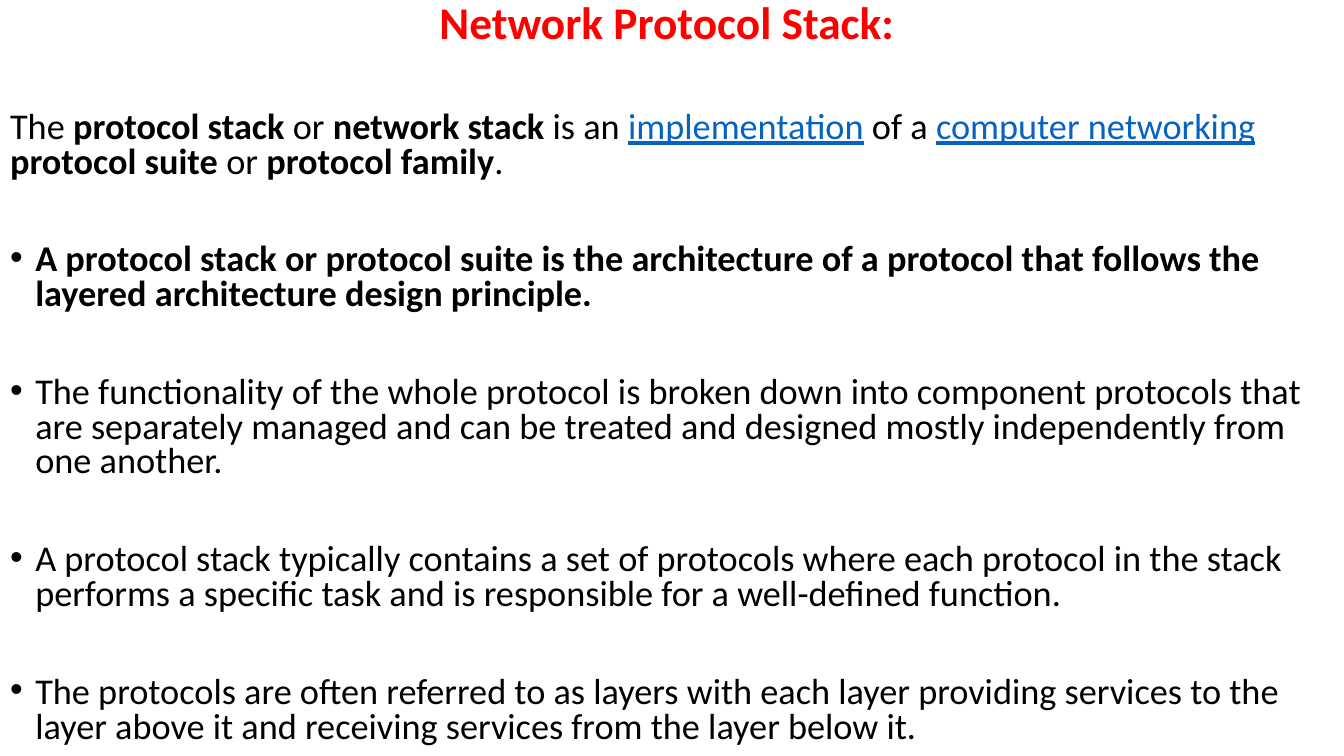
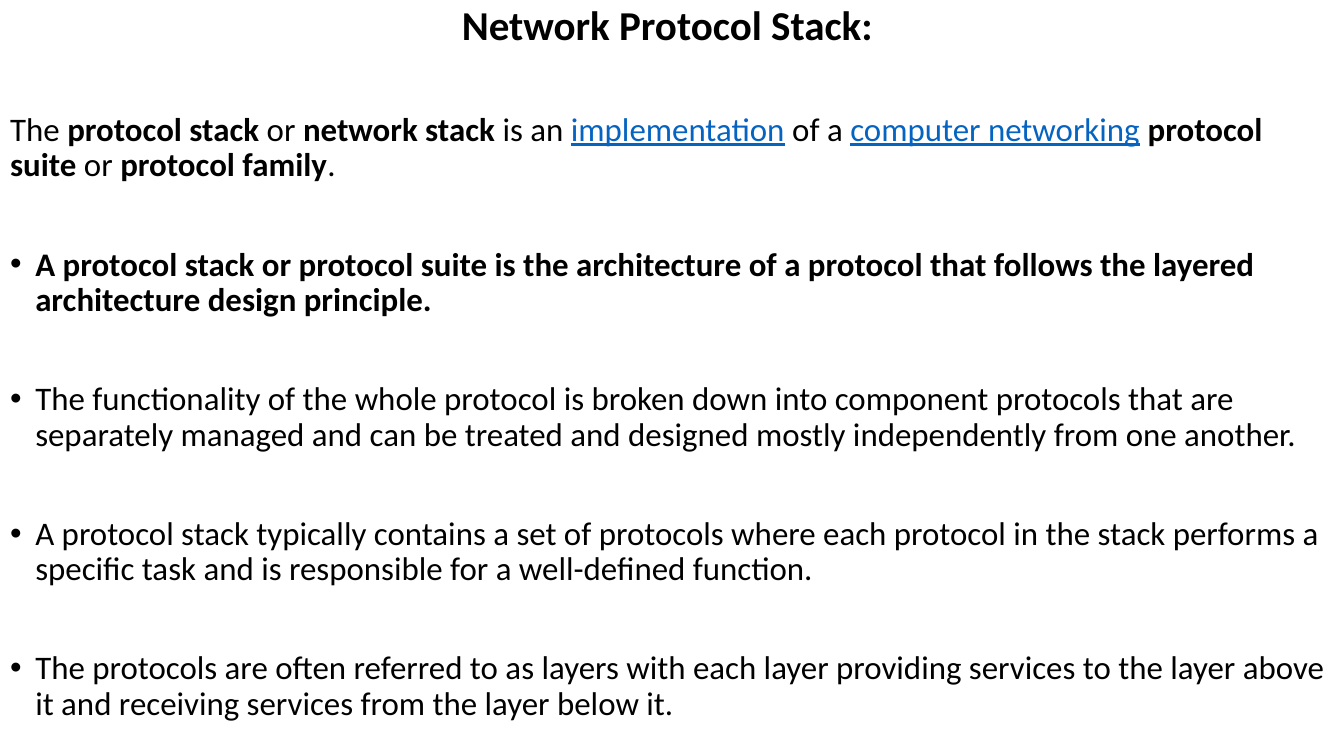
Before and after one commit to Mrcoderv/BCA-UnlimateNote-New, a slide deck: slide 22 of 5th sem/ComputerNetwork/Chapter new 3.pptx. Drawn at 1344x756 pixels with LibreOffice and Linux fonts; fonts in the diff are those of the drawing. Boxes give left, top, right and bottom in pixels: in the first picture for what was removed or moved away, otherwise in the second. Text is boxed around its words. In the diff, an @@ line names an element or a change of style, - is before the commit and + after.

```diff
--- a/5th sem/ComputerNetwork/Chapter new 3.pptx
+++ b/5th sem/ComputerNetwork/Chapter new 3.pptx
@@ text "Network Protocol Stack:" at [10,11,1324,721]: size 32.4 to 29.4 pt, text colour #FF0000 to #000000 in "Network Protocol Stack:"; size 25.9 to 23.5 pt; line spacing 0.8 to 0.9 @@
```
Also in this commit, not shown: 18 other slides changed, 1 slide added, 1 slide removed, 2 other files.
